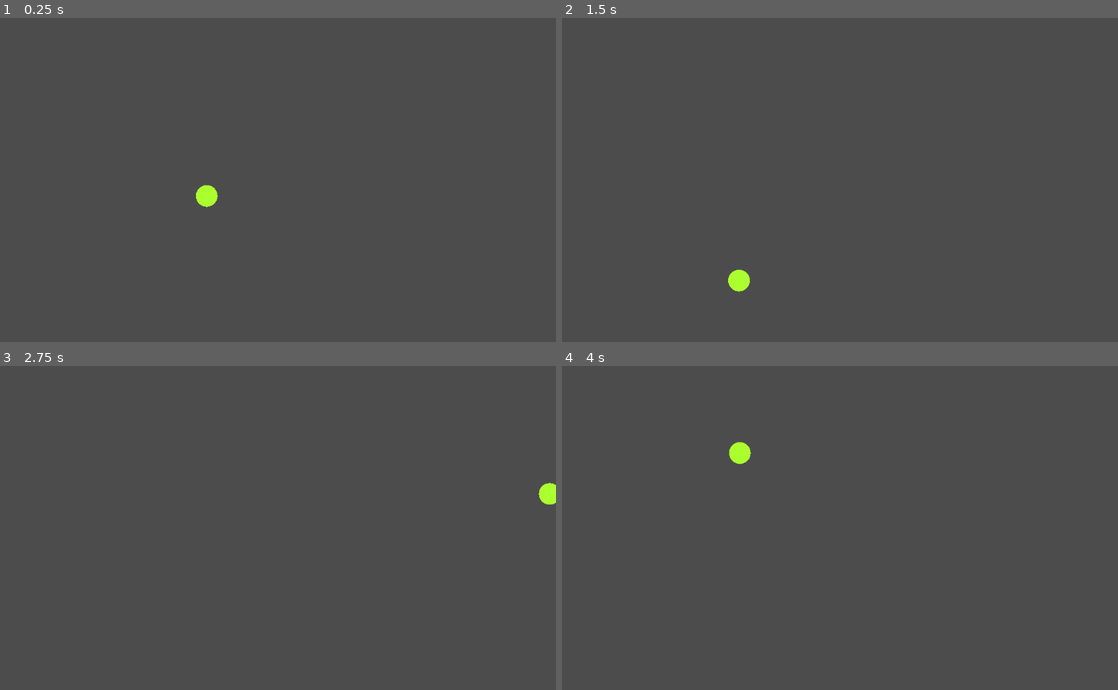
Above: before the commit, frames 1-4 (two rows, left to right).
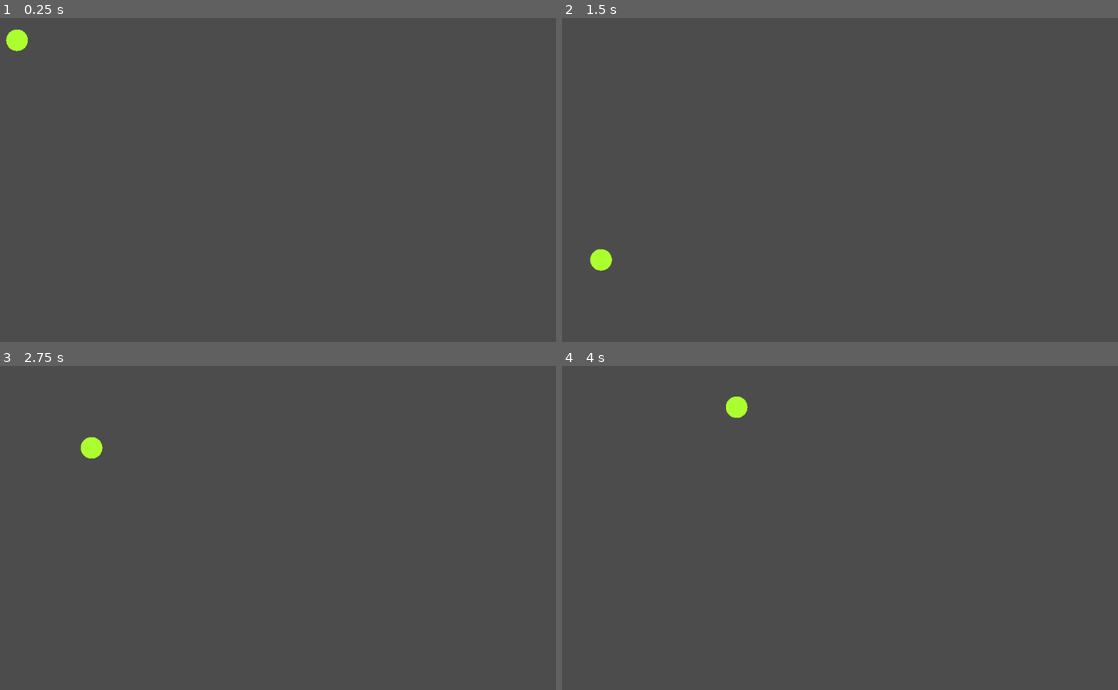
Above: after the commit, the same moments.

Repository: charliecharlieO-o/boing-godot
Game: Godot game, scene res://BouncingScene.tscn
Same seed, same stepped clock (60 frames per second), same inputs: the game is played once before the commit and once after it. The project has no main scene, so this scene is started directly.
Inputs (mouse positions are in pixels of both pictures, inside the frame that each line leads up to):
- Up to frame 1 (0.25 s): no input
- Up to frame 2 (1.5 s): move the mouse to (962, 163) at 0.52 s; move the mouse to (728, 196) at 1.27 s
- Up to frame 3 (2.75 s): move the mouse to (333, 456) at 2.02 s
- Up to frame 4 (4 s): move the mouse to (812, 592) at 2.77 s; move the mouse to (1006, 576) at 3.52 s

The runs differ from the first frame. In frame 1, 0.4% of the frame differs, in the area x 1-40%, y 3-59%; in frame 2, 0.4%, in the area x 5-34%, y 71-85%; in frame 3, 0.4%; in frame 4, 0.4%.

Commit message:
instantiating a node on another script

Diff:
--- /dev/null
+++ b/BallWithMass.gd
@@ -0,0 +1,51 @@
+extends Node2D
+
+onready var window = Vector2(
+	get_viewport().size.x,
+	get_viewport().size.y
+)
+
+var location: Vector2
+var velocity: Vector2
+var acceleration: Vector2
+var mass: float
+
+func _ready():
+	mass = 1
+	location = Vector2(30, 30)
+	velocity = Vector2(0, 0)
+	acceleration = Vector2(0, 0)
+
+func _applyForce(force: Vector2):
+	# Newton's law
+	# Net Force equals mass times acceleration.
+	# Receive a force, divide by mass and add to acceleration
+	var f := force/mass
+	# force accumulation
+	acceleration = acceleration + f
+
+func _updateForces():
+	# Motion 101
+	velocity = velocity + acceleration
+	location = location + velocity
+	# clear acceleration
+	acceleration = Vector2.ZERO
+
+func _checkEdges():
+	if ((location.x > window.x) || (location.x < 1)):
+		velocity.x = velocity.x * -1.0
+	if ((location.y > window.y) || (location.y < 1)):
+		velocity.y = velocity.y * -1.0
+
+func _draw():
+	_applyForce(Vector2(0.01, 0))
+	_applyForce(Vector2(0, 0.1))
+	_updateForces()
+	_checkEdges()
+	draw_circle(location, 20.0, Color.greenyellow)
+
+func _process(delta):
+	update()
+
+func _init(mass: int, x_pos: int, y_pos: int):
+	pass
--- a/BouncingScene.tscn
+++ b/BouncingScene.tscn
@@ -1,8 +1,6 @@
 [gd_scene load_steps=2 format=2]
 
-[ext_resource path="res://BouncingBall.gd" type="Script" id=1]
+[ext_resource path="res://Sandbox.gd" type="Script" id=2]
 
 [node name="BouncingScene" type="Node2D"]
-
-[node name="Ball" type="Node2D" parent="."]
-script = ExtResource( 1 )
+script = ExtResource( 2 )
--- /dev/null
+++ b/Sandbox.gd
@@ -0,0 +1,7 @@
+extends Node2D
+
+const Ball = preload("res://BallWithMass.gd")
+
+func _ready():
+	var ball = Ball.new(1, 2, 3)
+	add_child(ball)
